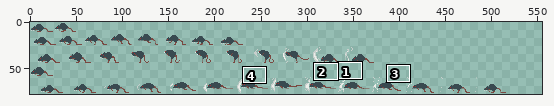
Sprite sheet: assets/sprites/atlas.png. Above: a wide view before the commit, with the close-up outlined.
Close-up. Before the edit:
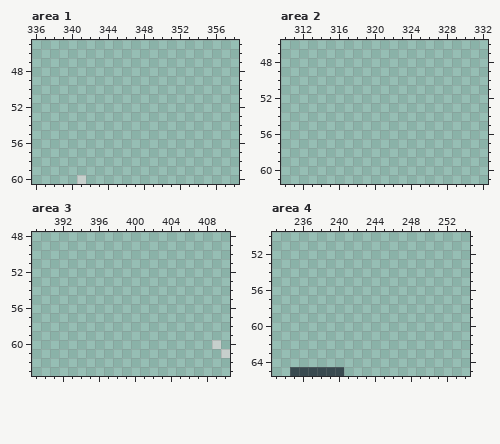
The file is 555x64 pixels. Shown: area 1: x 336..358, y 45..60; area 2: x 310..332, y 46..61; area 3: x 389..410, y 48..63; area 4: x 233..254, y 50..65. The old version is drawn lined up with the new one. The commit also changed other parts of the picture, which this record leaves out.
After:
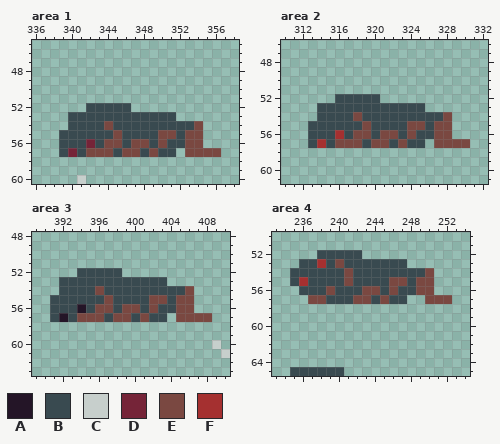
Palette (. is transparent): A #241527  B #394a50  C #c7cfcc  D #752438  E #7a4841  F #a53030
What changed:
canvas 555x64 -> 555x78; drawings rearranged on the sheet (the old picture shows each at its new place)
--- area 1
@@ x 336..358 @@
 51 .......................
-52 .......................
-53 .......................
-54 .......................
-55 .......................
-56 .......................
-57 .......................
+52 ......BBBBB............
+53 ....BBBBBBBBBBBB.......
+54 ....BBBBEBBBBBBBBBE....
+55 ...BBBBBBEBBBBEEBEE....
+56 ...BBBDBEEBEEBEBBEE....
+57 ...BDBEEEBEEBEBB.EEEE..
 58 .......................
--- area 2
@@ x 310..332 @@
 51 .......................
-52 .......................
-53 .......................
-54 .......................
-55 .......................
-56 .......................
-57 .......................
+52 ......BBBBB............
+53 ....BBBBBBBBBBBB.......
+54 ....BBBBEBBBBBBBBBE....
+55 ...BBBBBBEBBBBEEBEE....
+56 ...BBBFBEEBEEBEBBEE....
+57 ...BFBEEEBEEBEBB.EEEE..
 58 .......................
--- area 3
@@ x 389..410 @@
 51 ......................
-52 ......................
-53 ......................
-54 ......................
-55 ......................
-56 ......................
-57 ......................
+52 .....BBBBB............
+53 ...BBBBBBBBBBBB.......
+54 ...BBBBEBBBBBBBBBE....
+55 ..BBBBBBEBBBBEEBEE....
+56 ..BBBABEEBEEBEBBEE....
+57 ..BABEEEBEEBEBB.EEEE..
 58 ......................
--- area 4
@@ x 233..254 @@
 51 ......................
-52 ......................
-53 ......................
-54 ......................
-55 ......................
-56 ......................
-57 ......................
+52 .....BBBBB............
+53 ...BBFBEBBBBBBB.......
+54 ..BBBBBBEBBBBBBBBE....
+55 ..BFBBBBEBBBBEEBEE....
+56 ...BBBEBBBEEBEBBEE....
+57 ....EEBBBEEBEBB..EEE..
 58 ......................
Where, in picture pixels (left, top, right, bottom), the same in both close-ups:
added: (59, 103, 221, 157)
added: (308, 94, 470, 148)
added: (50, 268, 212, 322)
added: (290, 250, 452, 304)
